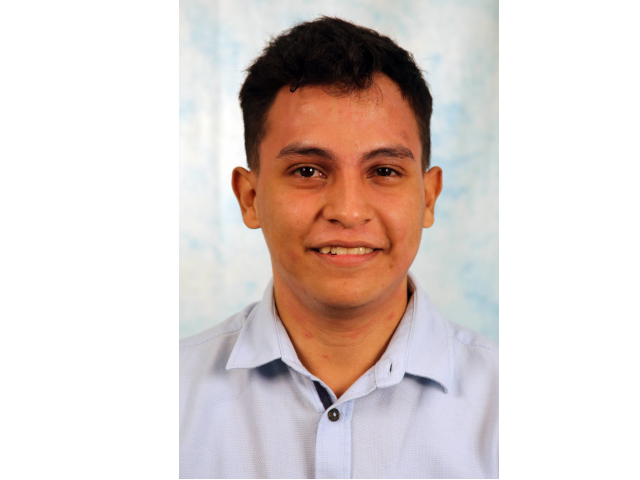
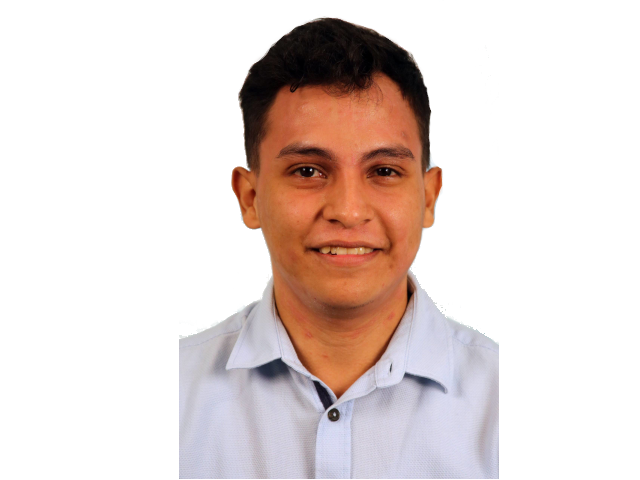
Two versions of the same layered image (640x480). Layer-by-layer changes:
"Marin_Iqui-Baam-Heredin.jpg": blend normal → dissolve, painted on it over [179, 0, 499, 345]
